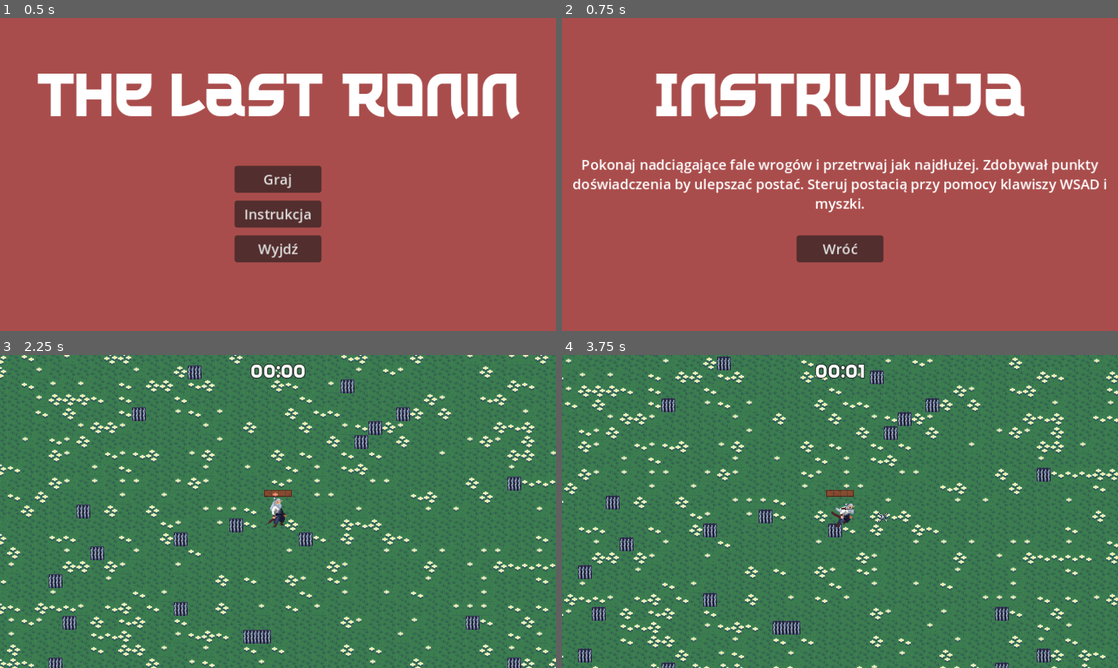
Above: before the commit, frames 1-4 (two rows, left to right).
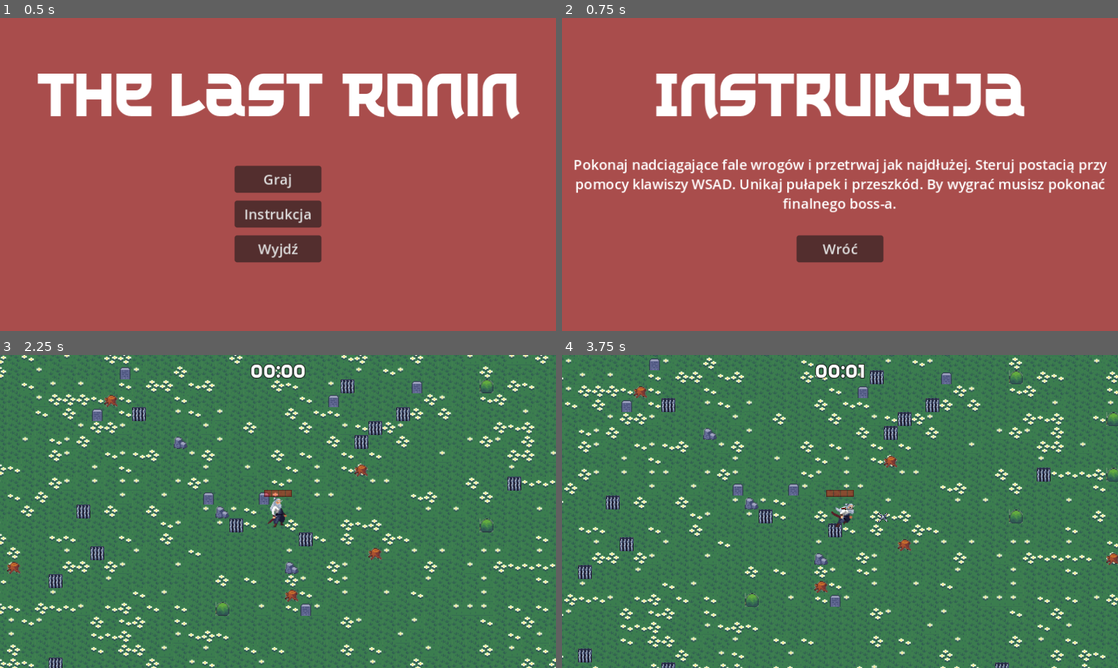
Above: after the commit, the same moments.

Repository: KamilGrzonka/Inzynierka
Game: Godot game, scene res://Menu/main_menu.tscn
The game is run twice, just before and just after one commit, with the same random seed, the same clock (stepped at 60 frames per second) and the same inputs. Sound files missing from this copy of the repository are replaced by a short silence.
Inputs (mouse positions are in pixels of both pictures, inside the frame that each line leads up to):
- Up to frame 1 (0.5 s): no input
- Up to frame 2 (0.75 s): click "Instrukcja" at 0.5 s
- Up to frame 3 (2.25 s): click "Wróć" at 1.25 s; click "Graj" at 2 s
- Up to frame 4 (3.75 s): move the mouse to (962, 495) at 2.77 s; hold D (Right) 2.78-3.53 s; move the mouse to (728, 527) at 3.52 s; hold S (Down) from 3.53 s (still down)

Frame 1 is identical in both runs. In frame 2, 4.4% of the frame differs, in the area x 2-98%, y 45-63%; in frame 3, 2.1%; in frame 4, 2.3%.

Commit message:
Generowanie przeszkód

Diff:
--- a/Gra Inzynierka/Menu/instruction_menu.gd
+++ b/Gra Inzynierka/Menu/instruction_menu.gd
@@ -5,7 +5,7 @@
 func _ready():
 	back_button.pressed.connect(self._on_back_button_pressed)
 	$RichTextLabel.bbcode_enabled = true
-	$RichTextLabel.bbcode_text = "[center]Pokonaj nadciągające fale wrogów i przetrwaj jak najdłużej. Zdobywał punkty doświadczenia by ulepszać postać. Steruj postacią przy pomocy klawiszy WSAD i myszki.[/center]"
+	$RichTextLabel.bbcode_text = "[center]Pokonaj nadciągające fale wrogów i przetrwaj jak najdłużej. Steruj postacią przy pomocy klawiszy WSAD. Unikaj pułapek i przeszkód. By wygrać musisz pokonać finalnego boss-a.[/center]"
 
 func _on_back_button_pressed():
 	get_tree().change_scene_to_file("res://Menu/main_menu.tscn")
--- a/Gra Inzynierka/Menu/instruction_menu.tscn
+++ b/Gra Inzynierka/Menu/instruction_menu.tscn
@@ -51,7 +51,7 @@
 offset_right = 640.0
 offset_bottom = 257.0
 bbcode_enabled = true
-text = "Pokonaj nadciągające fale wrogów i przetrwaj jak najdłużej. Zdobywał punkty doświadczenia by ulepszać postać. Steruj postacią przy pomocy klawiszy WSAD i myszki."
+text = "Pokonaj nadciągające fale wrogów i przetrwaj jak najdłużej. Steruj postacią przy pomocy klawiszy WSAD. Unikaj pułapek i przeszkód. By wygrać musisz pokonać finalnego boss-a."
 script = SubResource("GDScript_548d0")
 
 [node name="BackButton" parent="." instance=ExtResource("3_5bvv4")]
--- a/Gra Inzynierka/World/terrain.gd
+++ b/Gra Inzynierka/World/terrain.gd
@@ -33,75 +33,81 @@
 	var rng = RandomNumberGenerator.new()
 	rng.seed = hash(chunk_key) # Deterministyczne losowanie na podstawie pozycji chunku
 
-	# Sprawdź, czy ma pojawić się trawa czy pułapka (10% szans na pułapkę)
-	var is_trap = rng.randi_range(1, 100) <= 2 # 10% szansy na pułapkę
+	var is_trap = rng.randi_range(1, 100) <= 1 # 1% szansy na pułapkę
+	var is_grass = not is_trap
 
 	if is_trap:
-		# Ładowanie pułapki
-		var trap_texture_path = "res://Textures/Traps/trap.png"
-		var texture = load(trap_texture_path)
-
-		# Debugowanie
-		if texture == null:
-			print("Nie znaleziono tekstury pułapki:", trap_texture_path)
-		else:
-			print("Generowanie pułapki:", trap_texture_path)
-
-		# Ustawienie tekstury pułapki
-		var sprite = chunk.get_node("Sprite2D")
-		if sprite:
-			sprite.texture = texture
-			sprite.scale = Vector2(0.5, 0.5) # Skalowanie tekstury
-			sprite.centered = true # Wyśrodkowanie tekstury
-			sprite.region_enabled = true # Włączenie regionu tekstury
-			sprite.region_rect = Rect2(0, 0, 32, 32) # Przycinanie tekstury
-		else:
-			print("Nie znaleziono Sprite2D w chunku!")
-
-	# Dodanie CollisionShape dla obszaru pułapki
-		var trap_area = Area2D.new()
-		trap_area.name = "TrapArea"
-		var trap_collision = CollisionShape2D.new()
-		var trap_shape = RectangleShape2D.new()
-		trap_shape.size = Vector2(16, 16) # Możesz dostosować wielkość
-		trap_collision.shape = trap_shape
-		trap_area.add_child(trap_collision)
-
-		chunk.add_child(trap_area)
-
-		# Dodajemy detekcję kolizji
-		trap_area.connect("body_entered", Callable(self, "_on_trap_area_entered"))
-
-	else:
-		# Generowanie standardowej trawy
-		var texture_index = rng.randi_range(1, 10)
-		var texture_path = "res://Textures/Grass/grass" + str(texture_index) + ".png"
-		var texture = load(texture_path)
-
-		# Debugowanie
-		if texture == null:
-			print("Nie znaleziono tekstury:", texture_path)
-		else:
-			print("Ładowanie trawy:", texture_path)
-
-		# Ustawienie tekstury
-		var sprite = chunk.get_node("Sprite2D")
-		if sprite:
-			sprite.texture = texture
-		else:
-			print("Nie znaleziono Sprite2D w chunku!")
+		generate_trap(chunk)
+	elif is_grass:
+		generate_grass(chunk, rng)
+		# Dodaj przeszkody na trawie z szansą 2%
+		if rng.randi_range(1, 100) <= 2:
+			generate_obstacle(chunk, rng)
 
 	# Dodanie chunku do świata
 	add_child(chunk)
 	active_chunks[chunk_key] = chunk
+
+func generate_trap(chunk):
+	var trap_texture_path = "res://Textures/Traps/trap.png"
+	var texture = load(trap_texture_path)
+
+	var sprite = chunk.get_node("Sprite2D")
+	if sprite:
+		sprite.texture = texture
+		sprite.scale = Vector2(0.5, 0.5) # Skalowanie tekstury
+		sprite.centered = true # Wyśrodkowanie tekstury
+		sprite.region_enabled = true # Włączenie regionu tekstury
+		sprite.region_rect = Rect2(0, 0, 32, 32) # Przycinanie tekstury
+
+	var trap_area = Area2D.new()
+	trap_area.name = "TrapArea"
+	var trap_collision = CollisionShape2D.new()
+	var trap_shape = RectangleShape2D.new()
+	trap_shape.size = Vector2(16, 16)
+	trap_collision.shape = trap_shape
+	trap_area.add_child(trap_collision)
+
+	trap_area.connect("body_entered", Callable(self, "_on_trap_area_entered"))
+	chunk.add_child(trap_area)
+
+func generate_grass(chunk, rng):
+	var texture_index = rng.randi_range(1, 10)
+	var texture_path = "res://Textures/Grass/grass" + str(texture_index) + ".png"
+	var texture = load(texture_path)
+	var sprite = chunk.get_node("Sprite2D")
+	if sprite:
+		sprite.texture = texture
+
+func generate_obstacle(chunk, rng):
+	var obstacle_index = rng.randi_range(1, 4) # Wybierz losowy plik przeszkody od 1 do 4
+	var obstacle_path = "res://Textures/Obstacles/obstacle" + str(obstacle_index) + ".png"
+	var texture = load(obstacle_path)
+
+	var obstacle_sprite = Sprite2D.new()
+	obstacle_sprite.texture = texture
+	obstacle_sprite.position = Vector2(0, 0)
+	obstacle_sprite.centered = true
+
+	# Dodaj kolizję
+	var static_body = StaticBody2D.new()
+	var collision_shape = CollisionShape2D.new()
+	var shape = RectangleShape2D.new()
+	shape.size = Vector2(16, 16)
+	collision_shape.shape = shape
+
+	static_body.add_child(collision_shape)
+	static_body.position = obstacle_sprite.position
+
+	chunk.add_child(obstacle_sprite)
+	chunk.add_child(static_body)
 
 func remove_chunk(chunk_key: Vector2):
 	if active_chunks.has(chunk_key):
 		active_chunks[chunk_key].queue_free()
 		active_chunks.erase(chunk_key)
 
-# Funkcja, która będzie wywoływana, gdy gracz wejdzie w pułapkę
 func _on_trap_area_entered(body):
-	if body.is_in_group("Player"):  # Sprawdzamy, czy to gracz
-		var damage = 10  # Możesz ustawić dowolną wartość obrażeń
-		body._on_hurtbox_hurt(damage, Vector2.ZERO, 0)  # Zadanie obrażeń graczowi
+	if body.is_in_group("Player"):
+		var damage = 10
+		body._on_hurtbox_hurt(damage, Vector2.ZERO, 0)
Binary file added: Gra Inzynierka/Textures/Obstacles/obstacle1.png
Not shown, added: Gra Inzynierka/Textures/Obstacles/obstacle1.png.import
Binary file added: Gra Inzynierka/Textures/Obstacles/obstacle2.png
Not shown, added: Gra Inzynierka/Textures/Obstacles/obstacle2.png.import
Binary file added: Gra Inzynierka/Textures/Obstacles/obstacle3.png
Not shown, added: Gra Inzynierka/Textures/Obstacles/obstacle3.png.import
Binary file added: Gra Inzynierka/Textures/Obstacles/obstacle4.png
Not shown, added: Gra Inzynierka/Textures/Obstacles/obstacle4.png.import
